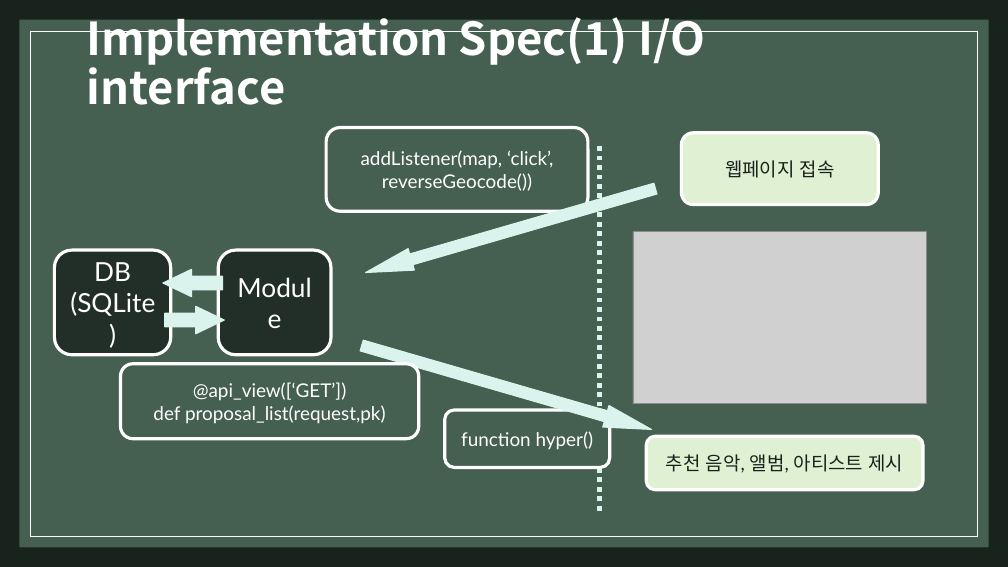
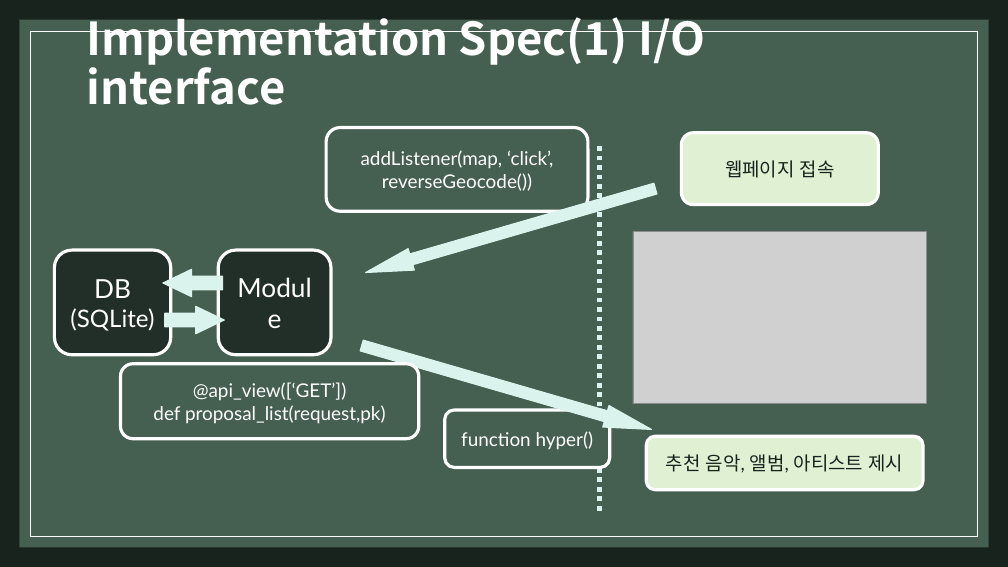
Before and after one commit to NaverSnu-MusicProject/meetings, a slide deck: slide 9 of D조_최종발표.pptx. Drawn at 1008x567 pixels with LibreOffice and Linux fonts; fonts in the diff are those of the drawing; grey boxes stand for pictures; background and template pictures are left out. Boxes give left, top, right and bottom in pixels: in the first picture for what was removed or moved away, otherwise in the second. Text is boxed around its words. In the diff, an @@ line names an element or a change of style, - is before the commit and + after.

```diff
--- a/D조_최종발표.pptx
+++ b/D조_최종발표.pptx
@@ text in rounded rectangle at <box>70,308,154,331</box>: size 25 to 23 pt in "(SQLite)" @@
```
Also in this commit, not shown: 5 other slides changed, 1 other file.
